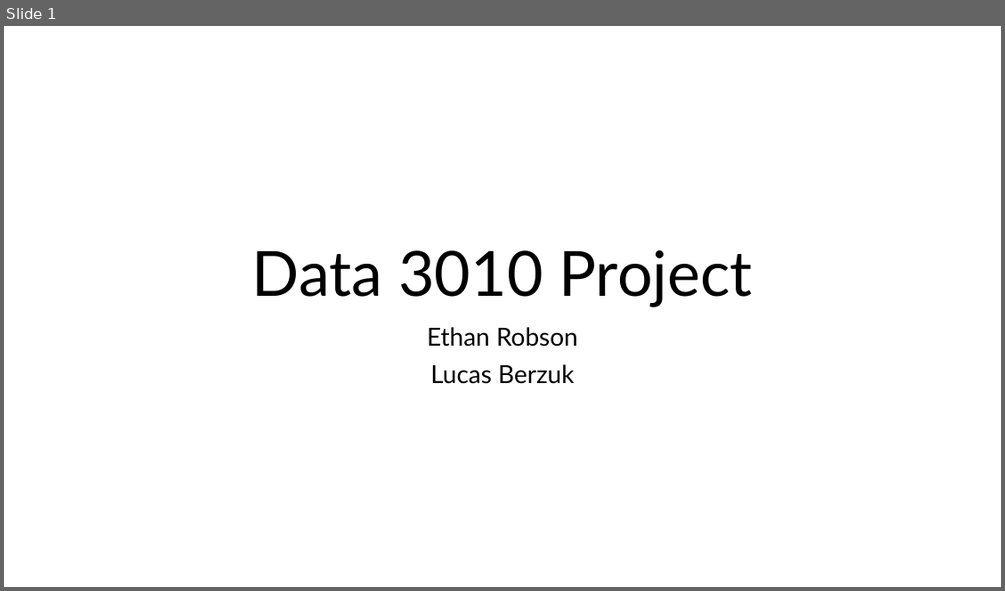
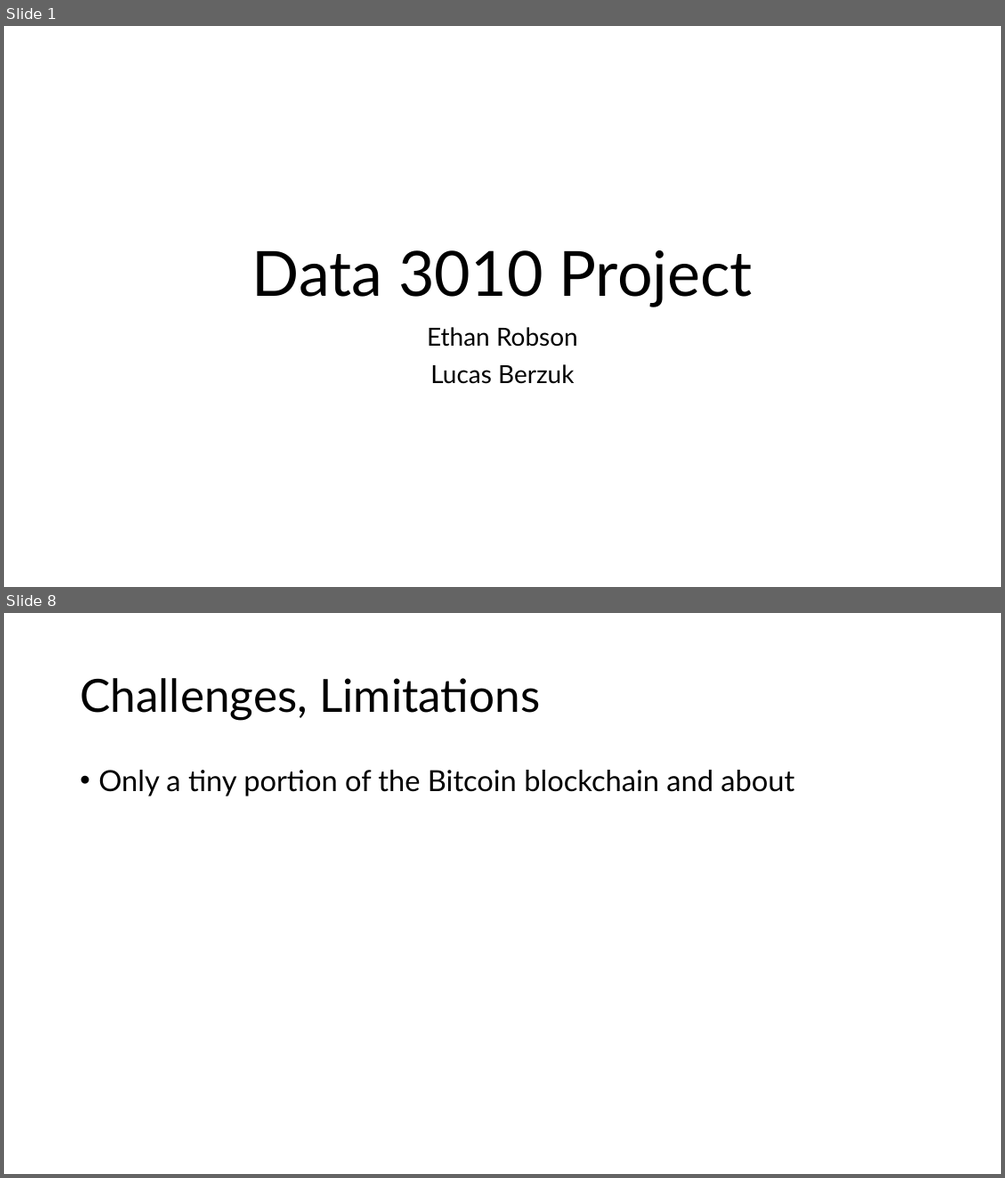
Before and after one commit to LucasBerzuk/DATA3010Project, a slide deck: Nov28_presentation.pptx. Shown one above the other, each under a label of ours: slide 1 before the commit, slides 1 and 8 after it; the slides between them are not shown. The pictures are 1005x591 and 1005x1178 pixels, drawn with LibreOffice and Linux fonts; fonts in the diff are those of the drawing. Boxes give left, top, right and bottom in pixels: in the first picture for what was removed or moved away, otherwise in the second. Text is boxed around its words. In the diff, an @@ line names an element or a change of style, - is before the commit and + after.

```diff
--- a/Nov28_presentation.pptx
+++ b/Nov28_presentation.pptx
@@ slide 8 added at (4,613,1001,1174), background #FFFFFF @@
@@ title added at (80,678,540,720), 44 pt, text #000000 @@
+Challenges, Limitations
@@ text added at (98,770,794,796), 28 pt, text #000000 @@
+• Only a tiny portion of the Bitcoin blockchain and about
```
Also in this commit, not shown: 6 other slides added, 3 other files.
